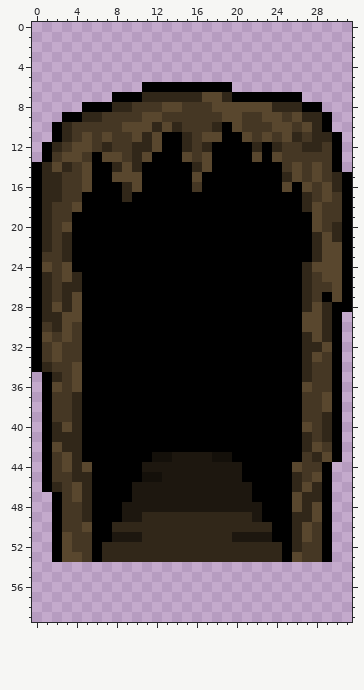
A pixel-art sprite gets an edit: sprites/tileset/cave_door_top_unlocked.png. Above, as it was before the edit.
The file is 32x60 pixels. Colours within 5 levels of each other are drawn and written as one.
New version:
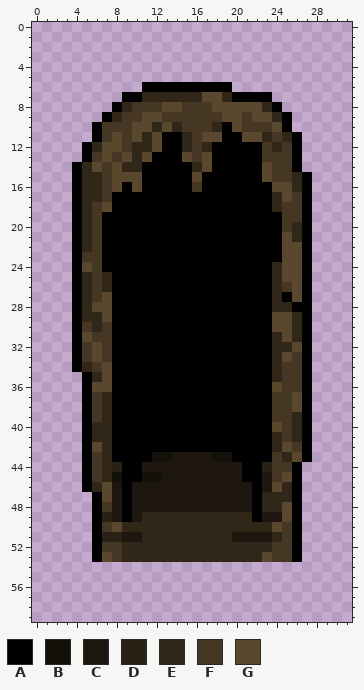
Palette (. is transparent): A #000000  B #14100a  C #1d170f  D #292116  E #312719  F #453724  G #59472e
Change:
@@ x 0..31 @@
  6 ...........AAAAAAAAA............
- 7 ........AAAEEEEEEGGEAAAAAAA.....
- 8 .....AAAEEFFFGGFFFGGGGGGEEEAA...
- 9 ...AAEEFFFFGGFFFFFFGGFFGGFGEEA..
-10 ..AEFFFFFGGGEGEFFFEAGFFFGGFGEA..
-11 ..AEFGFGFFGEGAAEFGGAAGFGFGEFEEA.
-12 .AEFGGFEFFEEGAAEFEAAAAEAEFFEEFA.
-13 .AFGGFAGGFEGAAAGFGAAAAGAGFFFFFA.
-14 AEGEFGAAEGEAAAAAEGAAAAAAAFGFGFA.
-15 AEEFFGAAGGGAAAAAGAAAAAAAAEGFGFEA
-16 AEEFFGAAAEGAAAAAFAAAAAAAAGAGFGEA
-17 AEEFFAAAAEAAAAAAAAAAAAAAAAAEFGFA
-18 AEFFGAAAAAAAAAAAAAAAAAAAAAAEGFFA
-19 AEFFAAAAAAAAAAAAAAAAAAAAAAAAGFFA
-20 AEFGAAAAAAAAAAAAAAAAAAAAAAAAGFEA
-21 AEFEAAAAAAAAAAAAAAAAAAAAAAAAEGEA
-22 AEFEAAAAAAAAAAAAAAAAAAAAAAAAEGGA
-23 AFFEAAAAAAAAAAAAAAAAAAAAAAAAEGGA
-24 AGFGAAAAAAAAAAAAAAAAAAAAAAAEGGGA
-25 AEFGEAAAAAAAAAAAAAAAAAAAAAAEFGGA
-26 AEFEEAAAAAAAAAAAAAAAAAAAAAAEFFGA
-27 AEFEGAAAAAAAAAAAAAAAAAAAAAAEFAGA
-28 AEGEGAAAAAAAAAAAAAAAAAAAAAAEGEAA
-29 AEEGGAAAAAAAAAAAAAAAAAAAAAAGGEA.
-30 AFEGFAAAAAAAAAAAAAAAAAAAAAAGGEA.
-31 AGFGFAAAAAAAAAAAAAAAAAAAAAAEGEA.
-32 AFGFFAAAAAAAAAAAAAAAAAAAAAAEEGA.
-33 AFGFFAAAAAAAAAAAAAAAAAAAAAAEGFA.
-34 AEFFGAAAAAAAAAAAAAAAAAAAAAAEFFA.
-35 .AEFGAAAAAAAAAAAAAAAAAAAAAAEFFA.
-36 .AGFGAAAAAAAAAAAAAAAAAAAAAAGFFA.
-37 .AFFEAAAAAAAAAAAAAAAAAAAAAAFFGA.
-38 .AFFEAAAAAAAAAAAAAAAAAAAAAAFFGA.
-39 .AFFEAAAAAAAAAAAAAAAAAAAAAAFFEA.
-40 .AEGEAAAAAAAAAAAAAAAAAAAAAAGFEA.
-41 .AEEEAAAAAAAAAAAAAAAAAAAAAAEFEA.
-42 .AGEEAAAAAAAAAAAAAAAAAAAAAAEGFA.
-43 .AFGEAAAAAAABBCCCCBBAAAAAAAFEGA.
-44 .AFGEGAAAAACCCCCCCCCCAAAAAGFFA..
-45 .AFFEEAAAAABBCCCCCCCCAAAAAEFGA..
-46 .AEFGEAAAACCCCCCCCCCCCAAAAEGEA..
-47 ..AFGEAAAACCCCCCCCCCCCAAAAGEEA..
-48 ..AFFEAAACCCCCCCCCCCCCCAAAGEGA..
-49 ..AFFEAAACCEEEEEEEEEEECAAAEEGA..
-50 ..AFFGAAEEEEEEEEEEEEEEEEAAEGFA..
-51 ..AGFFAACCCEEEEEEEEECCCCAAEGFA..
-52 ..AGFFAEEEEEEEEEEEEEEEEEEAEFFA..
-53 ..AGGFAEEEEEEEEEEEEEEEEEEAGFFA..
+ 7 .........AAEEEEEEGGEAAAA........
+ 8 ........AEFFFGGFFFGGGGGEA.......
+ 9 .......AEFFGGFFFFFFGGFGGEA......
+10 ......AFFFGGEGEFFFEAGFFFGA......
+11 ......AFGFGEGAAEFGGAAGGEFEA.....
+12 .....AEGGFEEGAAEFEAAAAAFEFA.....
+13 .....AFGFGEGAAAGFGAAAAAFFFA.....
+14 ....AEGFGEEAAAAAEGAAAAAGFFA.....
+15 ....AEEFGGGAAAAAGAAAAAAGFFEA....
+16 ....AEEFGAGAAAAAFAAAAAAAGGEA....
+17 ....AEEFAAAAAAAAAAAAAAAAEGFA....
+18 ....AEFGAAAAAAAAAAAAAAAAEFFA....
+19 ....AEFAAAAAAAAAAAAAAAAAAFFA....
+20 ....AEFAAAAAAAAAAAAAAAAAAFEA....
+21 ....AEFAAAAAAAAAAAAAAAAAAGEA....
+22 ....AEFAAAAAAAAAAAAAAAAAAGGA....
+23 ....AFFAAAAAAAAAAAAAAAAAAGGA....
+24 ....AGFAAAAAAAAAAAAAAAAAEGGA....
+25 ....AEFEAAAAAAAAAAAAAAAAEGGA....
+26 ....AEFEAAAAAAAAAAAAAAAAEFGA....
+27 ....AEFGAAAAAAAAAAAAAAAAEAGA....
+28 ....AEGGAAAAAAAAAAAAAAAAEEAA....
+29 ....AEEGAAAAAAAAAAAAAAAAGGEA....
+30 ....AFEFAAAAAAAAAAAAAAAAGGEA....
+31 ....AGFFAAAAAAAAAAAAAAAAEGEA....
+32 ....AFGFAAAAAAAAAAAAAAAAEEGA....
+33 ....AFGFAAAAAAAAAAAAAAAAEGFA....
+34 ....AEFGAAAAAAAAAAAAAAAAEFFA....
+35 .....AEGAAAAAAAAAAAAAAAAEFFA....
+36 .....AGGAAAAAAAAAAAAAAAAGFFA....
+37 .....AFEAAAAAAAAAAAAAAAAFFGA....
+38 .....AFEAAAAAAAAAAAAAAAAFFGA....
+39 .....AFEAAAAAAAAAAAAAAAAFFEA....
+40 .....AEEAAAAAAAAAAAAAAAAGFEA....
+41 .....AEEAAAAAAAAAAAAAAAAEFEA....
+42 .....AGEAAAAAAAAAAAAAAAAEGFA....
+43 .....AFEAAAABBCCCCBBAAAAFEGA....
+44 .....AFEDAACCCCCCCCCCAADFFA.....
+45 .....AFEBAABBCCCCCCCCAACFGA.....
+46 .....AEGCACCCCCCCCCCCCACGEA.....
+47 ......AGCACCCCCCCCCCCCAEEEA.....
+48 ......AFCACCCCCCCCCCCCAEEGA.....
+49 ......ADCACEEEEEEEEEEEACCGA.....
+50 ......AFGEEEEEEEEEEEEEEEGFA.....
+51 ......ADDCCEEEEEEEEECCCCEFA.....
+52 ......AFFEEEEEEEEEEEEEEEFFA.....
+53 ......AGFEEEEEEEEEEEEEEGFFA.....
 54 ................................
